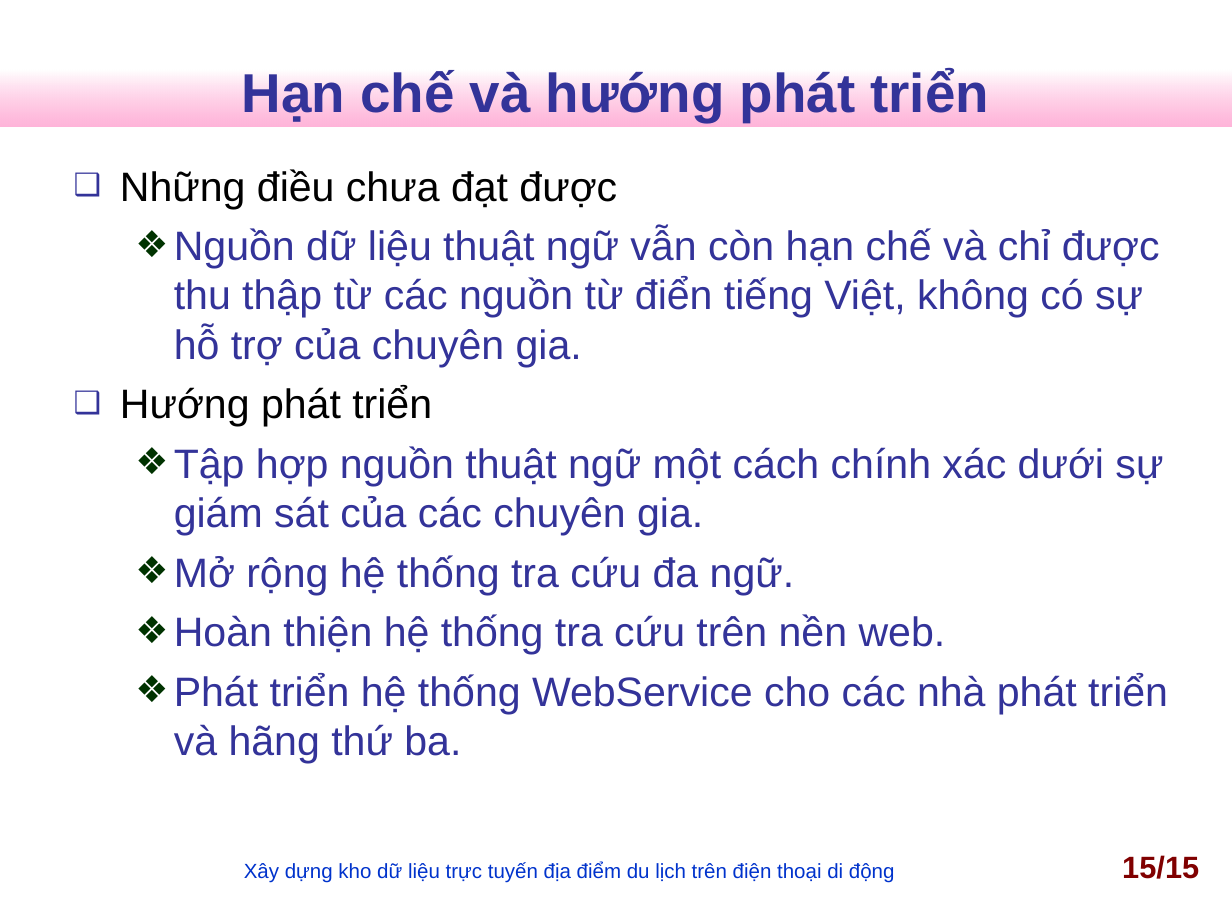
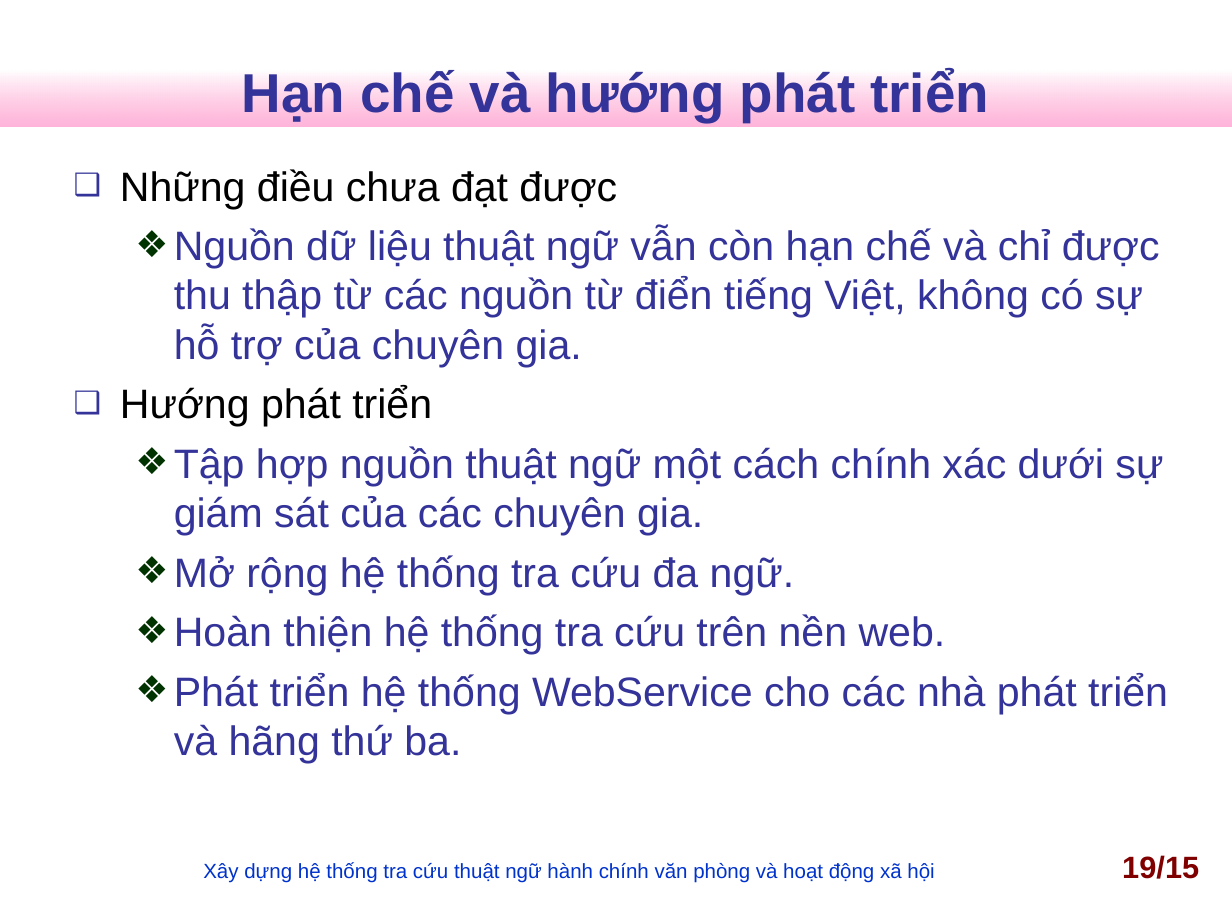
Before and after one commit to nguyentk90/tra-cuu-thuat-ngu-hanh-chinh, a slide deck: slide 19 of Documents/slideN2013.ppt (slide 15 before the commit). Drawn at 1232x924 pixels with LibreOffice and Linux fonts; fonts in the diff are those of the drawing; background and template pictures are left out. Boxes give left, top, right and bottom in pixels: in the first picture for what was removed or moved away, otherwise in the second. Text is boxed around its words. In the diff, an @@ line names an element or a change of style, - is before the commit and + after.

```diff
--- a/Documents/slideN2013.ppt
+++ b/Documents/slideN2013.ppt
@@ text at <box>203,862,934,883</box>: text changed @@
-Xây dựng kho dữ liệu trực tuyến địa điểm du lịch trên điện thoại di động
+Xây dựng hệ thống tra cứu thuật ngữ hành chính văn phòng và hoạt động xã hội
@@ page number at <box>1122,855,1199,879</box>: text changed @@
-15/15
+19/15
```
Also in this commit, not shown: 9 other slides changed, 5 slides added, 1 slide removed, 2 other files.
